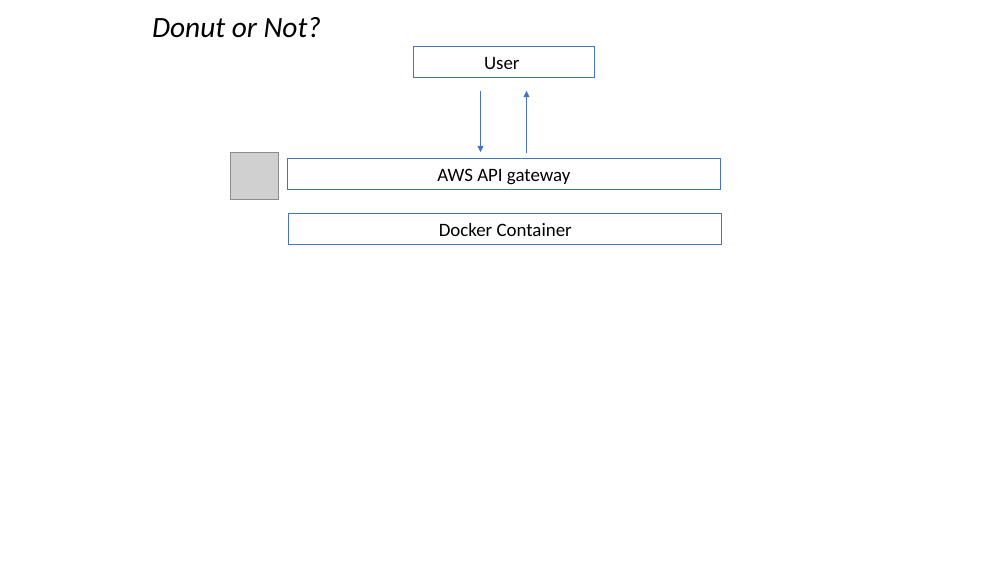
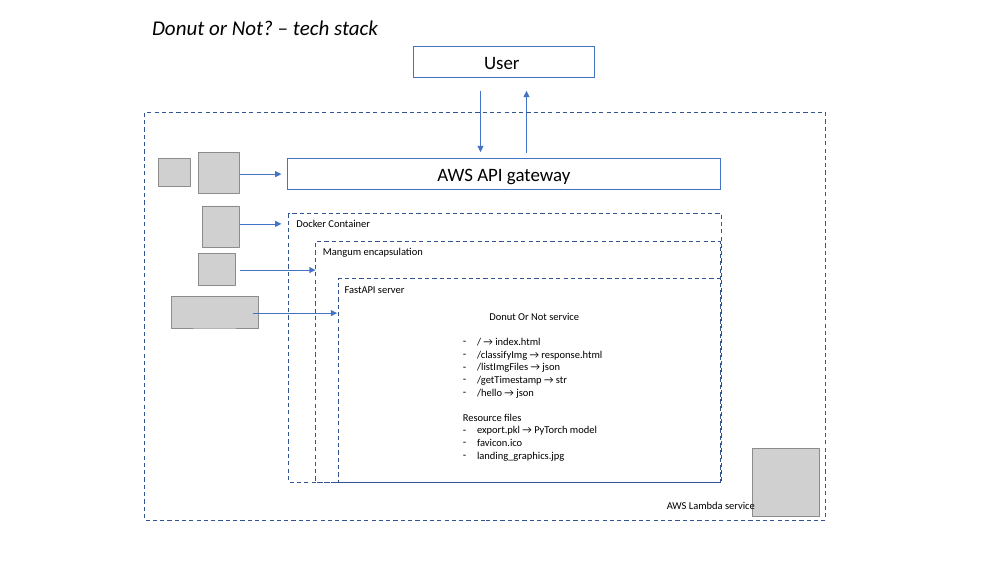
Before and after one commit to AtmaMani/donut_or_not, a slide deck: slide 3 of graphics.pptx. Drawn at 1008x567 pixels with LibreOffice and Linux fonts; fonts in the diff are those of the drawing; grey boxes stand for pictures. Boxes give left, top, right and bottom in pixels: in the first picture for what was removed or moved away, otherwise in the second. Text is boxed around its words. In the diff, an @@ line names an element or a change of style, - is before the commit and + after.

Commit message:
adds tech stack to readme. Adds training notebook

```diff
--- a/graphics.pptx
+++ b/graphics.pptx
@@ text at [152, 20, 378, 35]: text changed; size 28 to 20 pt @@
-Donut or Not?
+Donut or Not? – tech stack
@@ rectangle added at [144, 113, 826, 520], outline #325491 1 pt dashed @@
@@ picture added at [159, 159, 191, 186] @@
@@ picture: place and size @@
-picture at [231, 152, 278, 200]
+picture at [199, 152, 240, 193]
@@ arrow added from (240, 174) to (281, 174), #4472C4 0.5 pt @@
@@ picture added at [203, 206, 240, 247] @@
@@ arrow added from (240, 224) to (281, 224), #4472C4 0.5 pt @@
@@ text "Docker Container": place and size @@
-text "Docker Container" at [289, 214, 721, 244]
+text "Docker Container" at [296, 219, 370, 227]
@@ text "Docker Container" at [296, 219, 370, 227]: size 18 to 10 pt; alignment centre to left; outline #4472C4 0.75 pt to none @@
@@ rectangle added at [289, 214, 721, 483], outline #325491 1 pt dashed @@
@@ picture added at [199, 253, 236, 285] @@
@@ rectangle added at [315, 242, 720, 483], outline #325491 1 pt dashed @@
@@ text added at [323, 247, 423, 257], 10 pt, text #000000 @@
+Mangum encapsulation
@@ picture added at [171, 296, 258, 328] @@
@@ arrow added from (240, 270) to (315, 270), #4472C4 0.5 pt @@
@@ rectangle added at [339, 279, 721, 482], outline #325491 1 pt dashed @@
@@ text added at [345, 286, 405, 293], 10 pt, text #000000 @@
+FastAPI server
@@ arrow added from (253, 313) to (337, 313), #4472C4 0.5 pt @@
@@ text added at [463, 313, 602, 461], 10 pt, text #000000 @@
+Donut Or Not service
+– / → index.html
+– /classifyImg → response.html
+– /listImgFiles → json
+– /getTimestamp → str
+– /hello → json
+Resource files
+– export.pkl → PyTorch model
+– favicon.ico
+– landing_graphics.jpg
@@ picture added at [752, 449, 820, 516] @@
@@ text added at [667, 501, 755, 513], 10 pt, text #000000 @@
+AWS Lambda service
```
Also in this commit, not shown: 3 other files.
